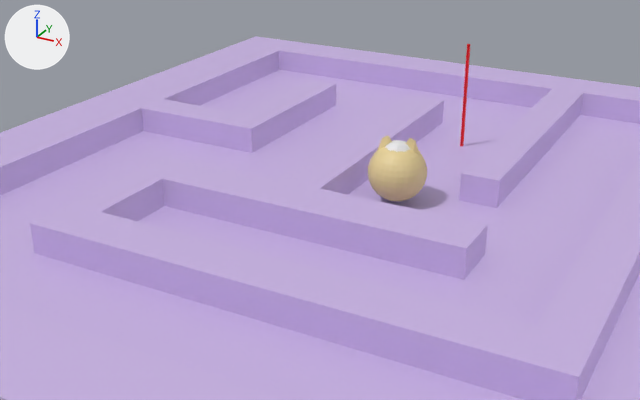
The Blender file scenes/maze.blend, before and after one commit.
One viewpoint serves both versions: a 50 mm camera at (11.2, -25.15, 12.25) aimed at (-2.65, 0.02, -0.34). Arrows for +X, +Y and +Z are at upper left; the lights stay in place.

Script lines for the objects in view, before the commit:
```python
me_sphere = bpy.data.meshes.new('Sphere')
me_sphere.from_pydata(...)  # 490 vertices, 520 faces; spans x -1.0..1.0, y -1.0..1.13, z 0.08..2.32
me_sphere.materials.append(mat_material_002)  # beige #e7d298
me_walkmesh_003 = bpy.data.meshes.new('WalkMesh.003')
me_walkmesh_003.from_pydata(...)  # 288 vertices, 265 faces; spans x -15.0..15.0, y -15.0..15.0, z 0.0..1.0
me_walkmesh_003.materials.append(mat_material)  # purple #cbb6e7
ob_character = bpy.data.objects.new('character', me_sphere)
ob_character.location = (0.05, 0.53, 0.0)
ob_walkmesh_001 = bpy.data.objects.new('WalkMesh.001', me_walkmesh_003)
ob_walkmesh_001.location = (0.05, 0.11, 0.0)
```
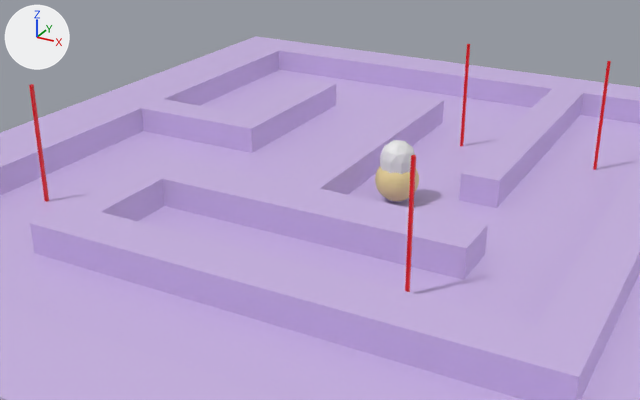
What differs and where, as boxes (x1, y1, x2, y2) in the pictures (640 x 400 px):
```json
{"object": "character", "change": "rescaled", "before": [368, 135, 427, 201], "after": [375, 166, 419, 201]}
{"object": "raybox2", "change": "added", "after": [405, 155, 416, 292], "on screen": "red"}
{"object": "raybox3", "change": "added", "after": [29, 84, 49, 202], "on screen": "red"}
{"object": "raybox1", "change": "added", "after": [593, 61, 611, 170]}
```

Scene script edits in JSON lines:
```json
{"op": "set", "path": "ob_character.scale", "old": "(1.0, 1.0, 1.0)", "new": "(0.743, 0.743, 0.743)"}
{"op": "add", "block": "ob_raybox3", "code": ["ob_raybox3 = bpy.data.objects.new('raybox3', me_cube_001)", "ob_raybox3.location = (-10.44, -5.22, 4.12)", "ob_raybox3.scale = (0.05, 0.05, 3.04)"]}
{"op": "add", "block": "ob_raybox2", "code": ["ob_raybox2 = bpy.data.objects.new('raybox2', me_cube_001)", "ob_raybox2.location = (2.99, -5.22, 4.12)", "ob_raybox2.scale = (0.05, 0.05, 3.04)"]}
{"op": "add", "block": "ob_raybox1", "code": ["ob_raybox1 = bpy.data.objects.new('raybox1', me_cube_001)", "ob_raybox1.location = (5.32, 6.8, 4.12)", "ob_raybox1.scale = (0.05, 0.05, 3.04)"]}
```
